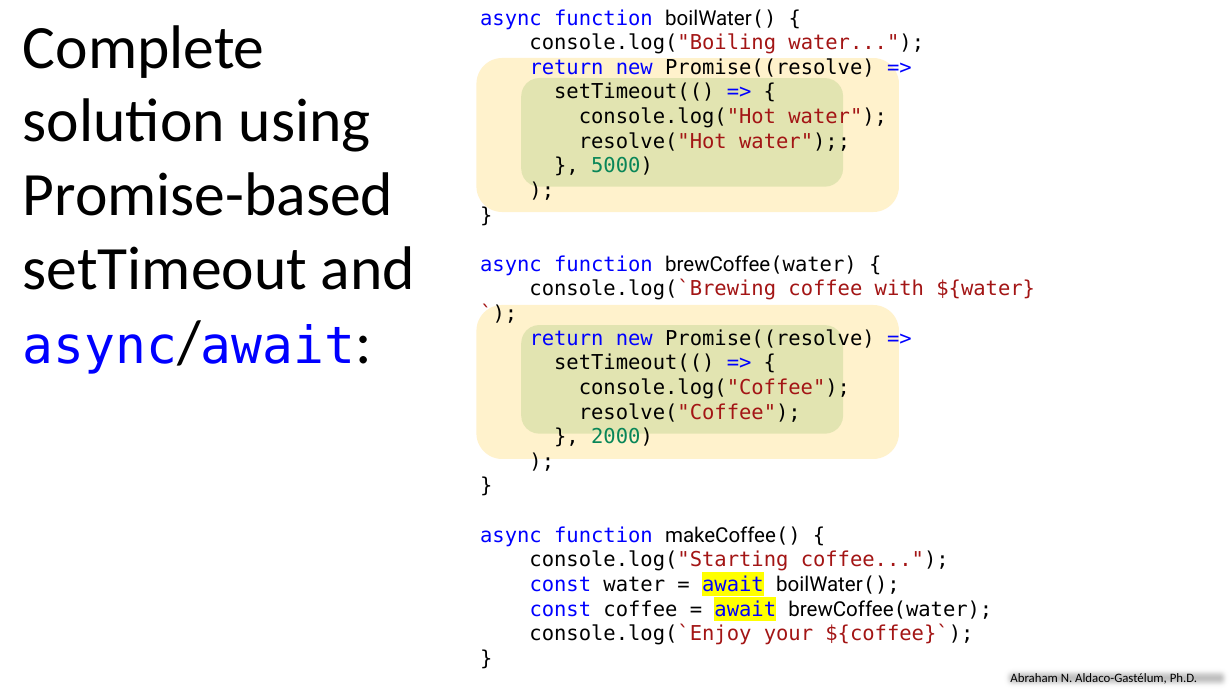
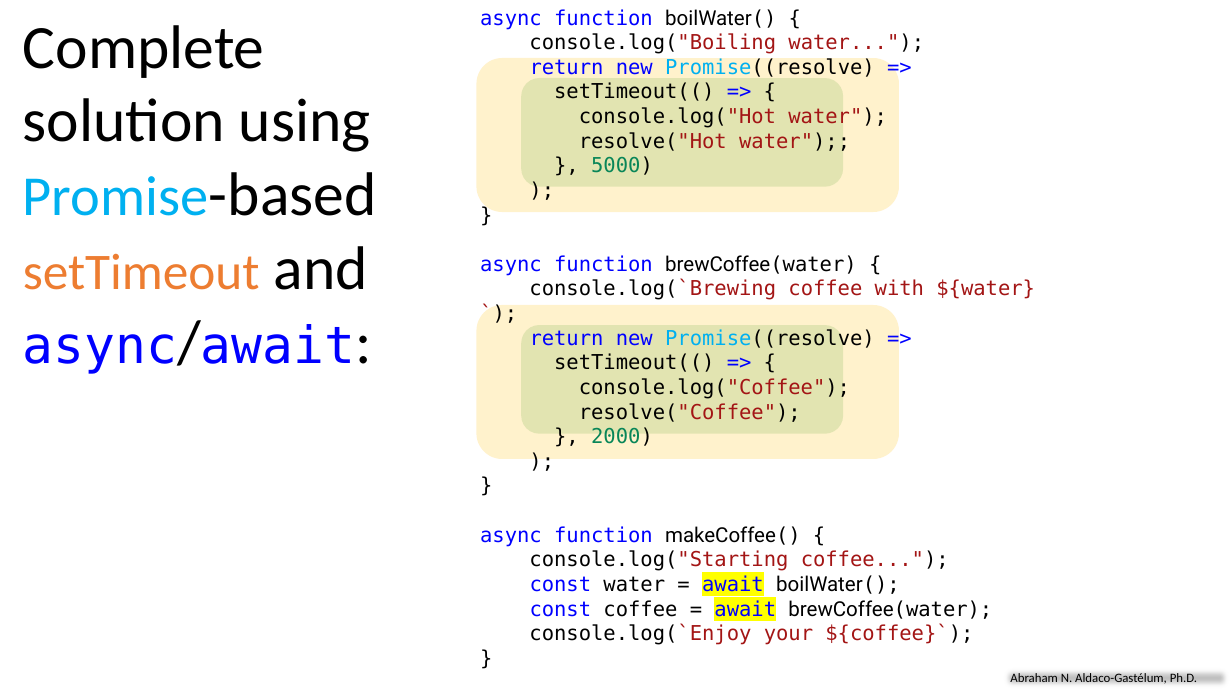
Before and after one commit to aaldacog/uwp, a slide deck: slide 35 of AsynchronousProcessing_AbrahamAldaco.pptx (slide 34 before the commit). Drawn at 1232x693 pixels with LibreOffice and Linux fonts; fonts in the diff are those of the drawing. Boxes give left, top, right and bottom in pixels: in the first picture for what was removed or moved away, otherwise in the second. Text is boxed around its words. In the diff, an @@ line names an element or a change of style, - is before the commit and + after.

```diff
--- a/AsynchronousProcessing_AbrahamAldaco.pptx
+++ b/AsynchronousProcessing_AbrahamAldaco.pptx
@@ text "Complete solution using Promise-based setTimeout ..." at (23, 25, 377, 374): size 48 to 44 pt, text colour #000000 to #00B0F0 in "Promise-based"; size 48 to 40 pt, text colour #000000 to #ED7D31 in "setTimeout" @@
@@ text at (530, 57, 875, 348): text colour #000000 to #00B0F0 in "Promise((resolve)", "Promise((resolve)" @@
```
Also in this commit, not shown: 24 other slides changed, 3 slides added, 1 slide removed, 1 other file.
